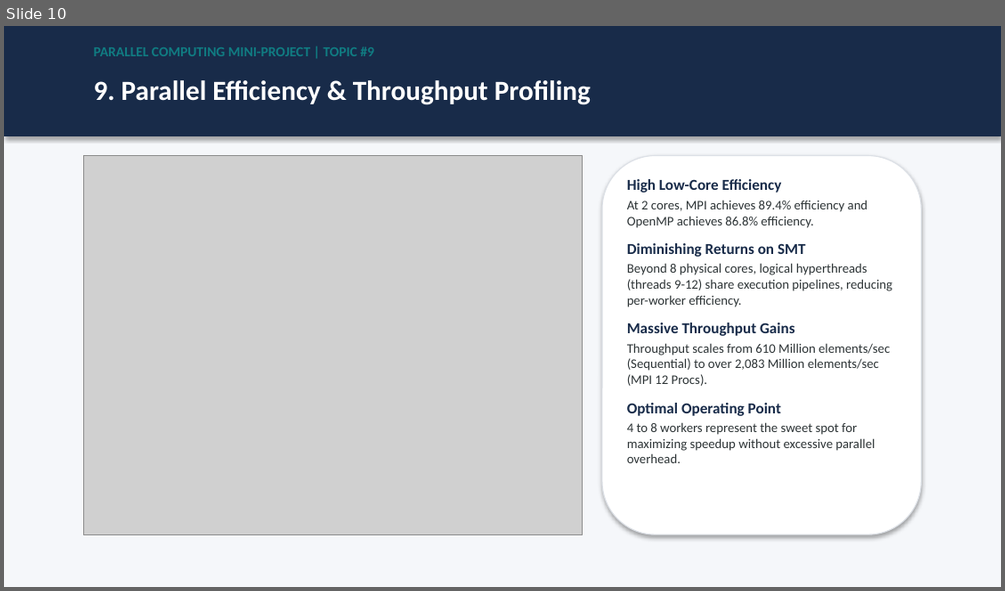
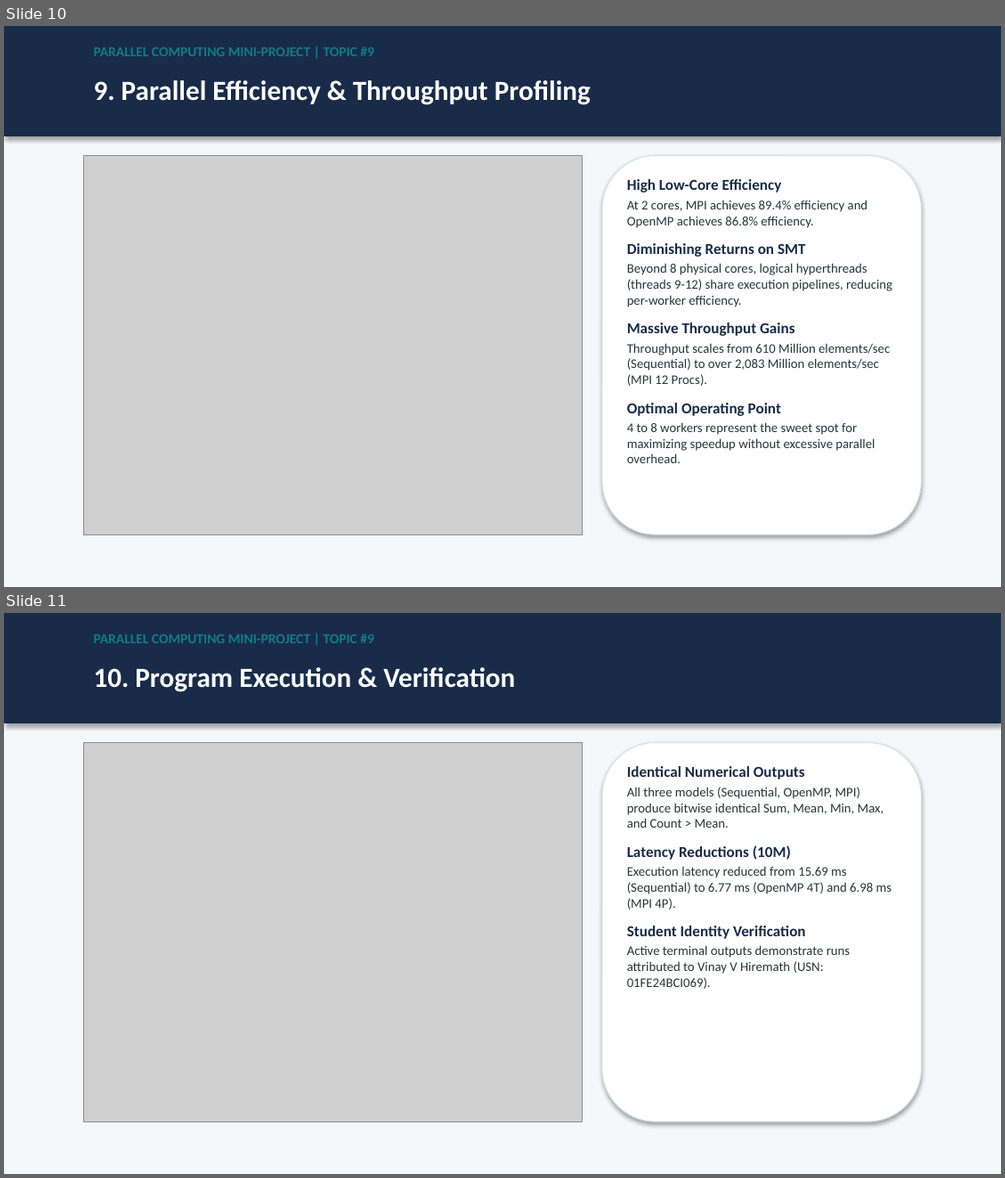
Before and after one commit to vinayhiremath440/openmp-vs-mpi-data-processing, a slide deck: presentation/OpenMP_vs_MPI_Data_Processing.pptx. Shown one above the other, each under a label of ours: slide 10 before the commit, slides 10 and 11 after it. The pictures are 1005x591 and 1005x1178 pixels, drawn with LibreOffice and Linux fonts; fonts in the diff are those of the drawing; grey boxes stand for pictures. Boxes give left, top, right and bottom in pixels: in the first picture for what was removed or moved away, otherwise in the second. Text is boxed around its words. In the diff, an @@ line names an element or a change of style, - is before the commit and + after.

Commit message:
Add terminal execution screenshots and embed them into README, PPTX, and PDF report

```diff
--- a/presentation/OpenMP_vs_MPI_Data_Processing.pptx
+++ b/presentation/OpenMP_vs_MPI_Data_Processing.pptx
@@ slide 11 added at bbox=[4, 613, 1001, 1174], background #F5F7FA @@
@@ rectangle added at bbox=[4, 613, 1001, 722], fill #182B49, outline #182B49 0.75 pt @@
@@ text added at bbox=[94, 633, 374, 643], 10 pt, text #107C82, bold @@
+PARALLEL COMPUTING MINI-PROJECT | TOPIC #9
@@ text added at bbox=[94, 667, 515, 692], 20 pt, text #FFFFFF, bold @@
+10. Program Execution & Verification
@@ picture added at bbox=[84, 743, 582, 1121] @@
@@ rounded rectangle added at bbox=[602, 743, 921, 1121], fill #FFFFFF, outline #DCE0E6 0.75 pt @@
@@ text added at bbox=[627, 766, 892, 989], 9.5 pt, text #2D3436 @@
+Identical Numerical Outputs
+All three models (Sequential, OpenMP, MPI) produce bitwise identical Sum, Mean, Min, Max, and Count > Mean.
+Latency Reductions (10M)
+Execution latency reduced from 15.69 ms (Sequential) to 6.77 ms (OpenMP 4T) and 6.98 ms (MPI 4P).
+Student Identity Verification
+Active terminal outputs demonstrate runs attributed to Vinay V Hiremath (USN: 01FE24BCI069).
```
Also in this commit, not shown: 3 slides changed, 18 other files.
